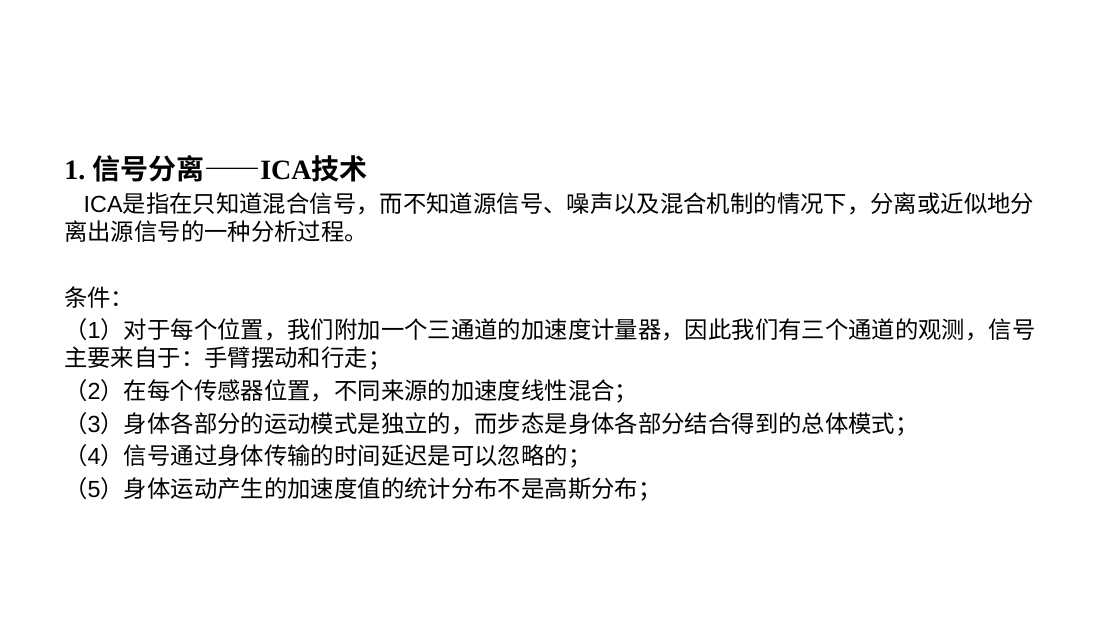
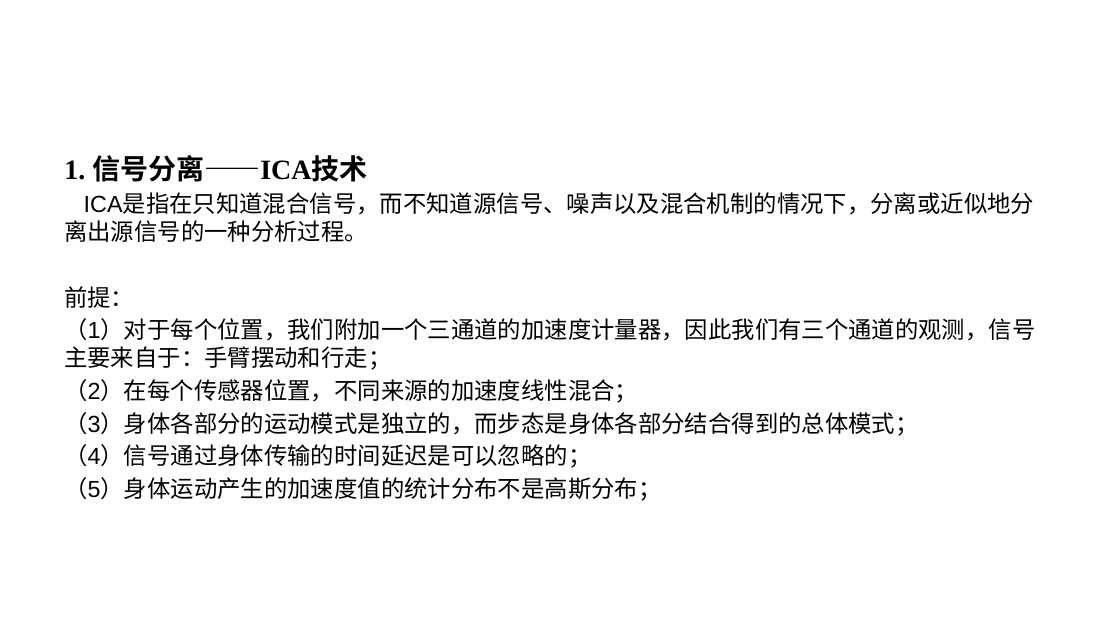
Before and after one commit to tangerinethm/Paper_Repository, a slide deck: slide 6 of 传感器作业/唐慧敏.pptx. Drawn at 1120x630 pixels with LibreOffice and Linux fonts; fonts in the diff are those of the drawing; background and template pictures are left out. Boxes give left, top, right and bottom in pixels: in the first picture for what was removed or moved away, otherwise in the second. Text is boxed around its words. In the diff, an @@ line names an element or a change of style, - is before the commit and + after.

```diff
--- a/传感器作业/唐慧敏.pptx
+++ b/传感器作业/唐慧敏.pptx
@@ text at <box>64,286,134,308</box>: text changed @@
-条件：
+前提：
```
Also in this commit, not shown: 5 other slides changed, 1 slide added, 1 other file.
